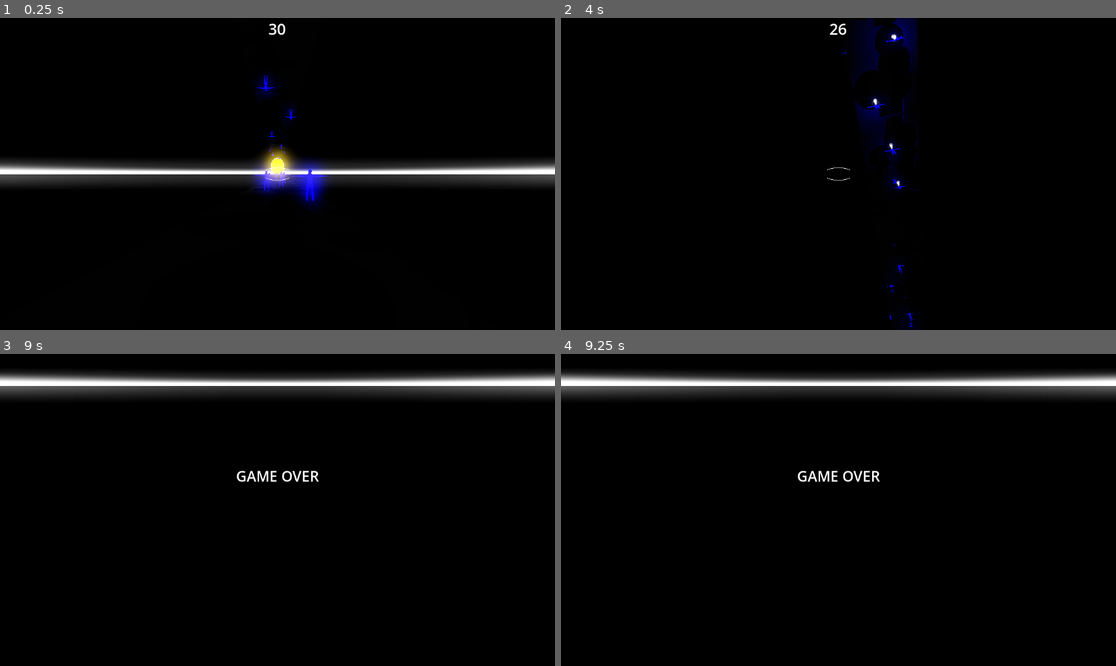
Above: before the commit, frames 1-4 (two rows, left to right).
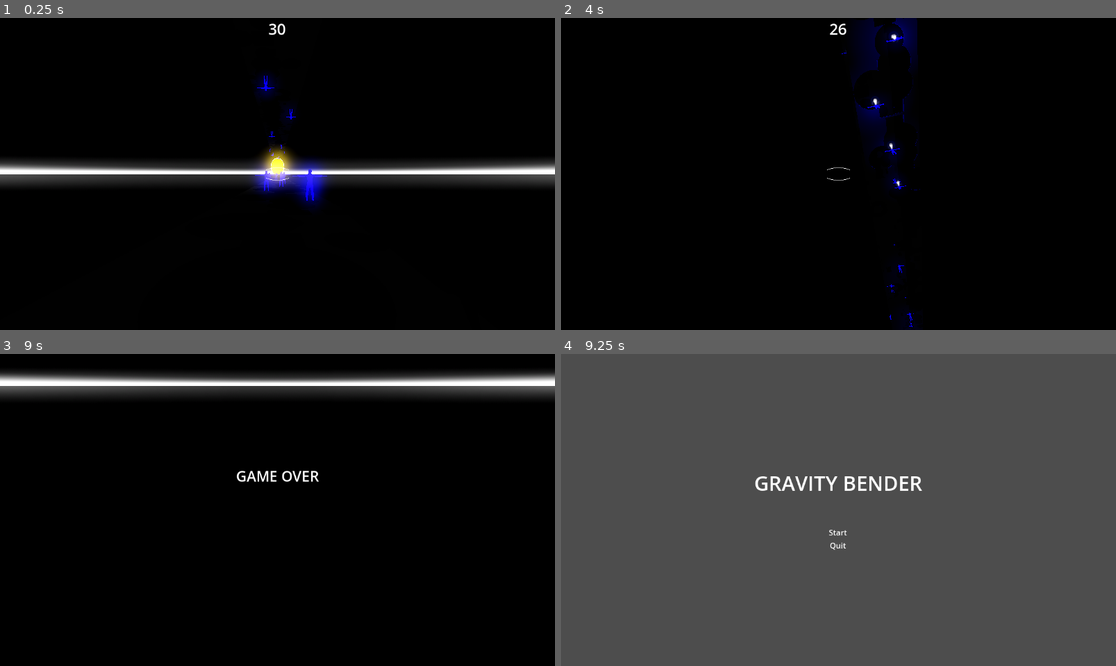
Above: after the commit, the same moments.

Repository: Games4Doritos/UWAGameJam2
Game: Godot game, scene res://Scenes/world.tscn
Same seed, same stepped clock (60 frames per second), same inputs: the game is played once before the commit and once after it. This scene is started directly instead of the project's main scene.
Inputs (mouse positions are in pixels of both pictures, inside the frame that each line leads up to):
- Up to frame 1 (0.25 s): no input
- Up to frame 2 (4 s): move the mouse to (832, 180) at 0.52 s; hold Shift (run) 0.53-1.28 s; hold W (forward) 0.53-2.78 s; click (832, 180) at 0.67 s; tap Space (jump) at 0.77, 1.52, 3.02, 3.77 s; move the mouse to (877, 177) at 1.27 s; click (877, 177) at 1.35 s; move the mouse to (794, 170) at 2.02 s; hold Shift (run) 2.03-2.78 s; click (794, 170) at 2.17 s; move the mouse to (844, 174) at 2.77 s; hold A (left) 2.78-3.53 s; click (844, 174) at 2.85 s; move the mouse to (816, 167) at 3.52 s; hold W (forward) from 3.53 s (still down); hold Shift (run) from 3.53 s (still down); click (816, 167) at 3.67 s
- Up to frame 3 (9 s): move the mouse to (305, 510) at 4.27 s; release Shift (run) at 4.28 s; click (305, 510) at 4.35 s; tap Space (jump) at 4.52, 5.75, 6.02, 6.77, 7.25, 7.52, 8.75 s; tap Enter at 5, 6.5, 8 s; move the mouse to (249, 510) at 5.02 s; hold Shift (run) 5.03-5.78 s; click (249, 510) at 5.17 s; move the mouse to (288, 503) at 5.77 s; release W (forward) at 5.78 s; hold D (right) 5.78-6.53 s; click (288, 503) at 5.85 s; move the mouse to (271, 516) at 6.52 s; hold Shift (run) 6.53-7.28 s; hold W (forward) 6.53-8.78 s; click (271, 516) at 6.67 s; move the mouse to (316, 513) at 7.27 s; click (316, 513) at 7.35 s; move the mouse to (233, 506) at 8.02 s; hold Shift (run) 8.03-8.78 s; click (233, 506) at 8.17 s; move the mouse to (283, 510) at 8.77 s; hold A (left) from 8.78 s (still down); click (283, 510) at 8.85 s
- Up to frame 4 (9.25 s): keep holding A (left); tap Space (jump) at 9.02 s

Frames 1-3 are identical in both runs. In frame 4, 98% of the frame differs, in the area x 0-100%, y 0-100%.

Commit message:
Main menu revision
- Remove ONE print statement
- Shortened timer to return to main menu from game over
-Added quit button to main menu

Diff:
--- a/Scenes/mainMenu.tscn
+++ b/Scenes/mainMenu.tscn
@@ -49,5 +49,14 @@
 horizontal_alignment = 1
 justification_flags = 0
 
+[node name="quitLabel" type="RichTextLabel" parent="CenterContainer/HBoxContainer"]
+layout_mode = 2
+text = "Quit
+"
+fit_content = true
+horizontal_alignment = 1
+
 [connection signal="mouse_entered" from="CenterContainer/HBoxContainer/startLabel" to="." method="_on_start_label_mouse_entered"]
 [connection signal="mouse_exited" from="CenterContainer/HBoxContainer/startLabel" to="." method="_on_start_label_mouse_exited"]
+[connection signal="mouse_entered" from="CenterContainer/HBoxContainer/quitLabel" to="." method="_on_quit_label_mouse_entered"]
+[connection signal="mouse_exited" from="CenterContainer/HBoxContainer/quitLabel" to="." method="_on_quit_label_mouse_exited"]
--- a/Scenes/world.tscn
+++ b/Scenes/world.tscn
@@ -77,7 +77,7 @@
 autostart = true
 
 [node name="leaveTimer" type="Timer" parent="."]
-wait_time = 8.0
+wait_time = 5.0
 
 [connection signal="timeout" from="gravityTimer" to="." method="_on_gravity_timer_timeout"]
 [connection signal="timeout" from="Timer2" to="." method="_on_timer_2_timeout"]
--- a/Scripts/mainMenu.gd
+++ b/Scripts/mainMenu.gd
@@ -1,8 +1,10 @@
 extends Control
 
 @onready var start = $CenterContainer/HBoxContainer/startLabel
+@onready var quit = $CenterContainer/HBoxContainer/quitLabel
 
 var startSelected = false
+var quitSelected = false
 # Called when the node enters the scene tree for the first time.
 func _ready() -> void:
 	pass # Replace with function body.
@@ -15,6 +17,8 @@
 func _input(event: InputEvent) -> void:
 	if event is InputEventMouseButton and event.button_index == MOUSE_BUTTON_LEFT and startSelected:
 		get_tree().change_scene_to_file("res://Scenes/world.tscn")
+	if event is InputEventMouseButton and event.button_index == MOUSE_BUTTON_LEFT and quitSelected:
+		get_tree().quit()
 
 func _on_start_label_mouse_entered() -> void:
 	startSelected = true
@@ -23,3 +27,10 @@
 func _on_start_label_mouse_exited() -> void:
 	startSelected = false
 	start.scale = Vector2(1,1)
+
+func _on_quit_label_mouse_entered() -> void:
+	quitSelected = true
+	quit.scale = Vector2(1.2,1.2)
+func _on_quit_label_mouse_exited() -> void:
+	quitSelected = false
+	quit.scale = Vector2(1,1)
--- a/Scripts/world.gd
+++ b/Scripts/world.gd
@@ -30,7 +30,6 @@
 			enemy.get_node("Timer").stop()
 		$Ui.hide()
 		$leaveTimer.start()
-		print("GAME OVER")
 
 func _on_gravity_timer_timeout() -> void:
 	player.flip_gravity()
